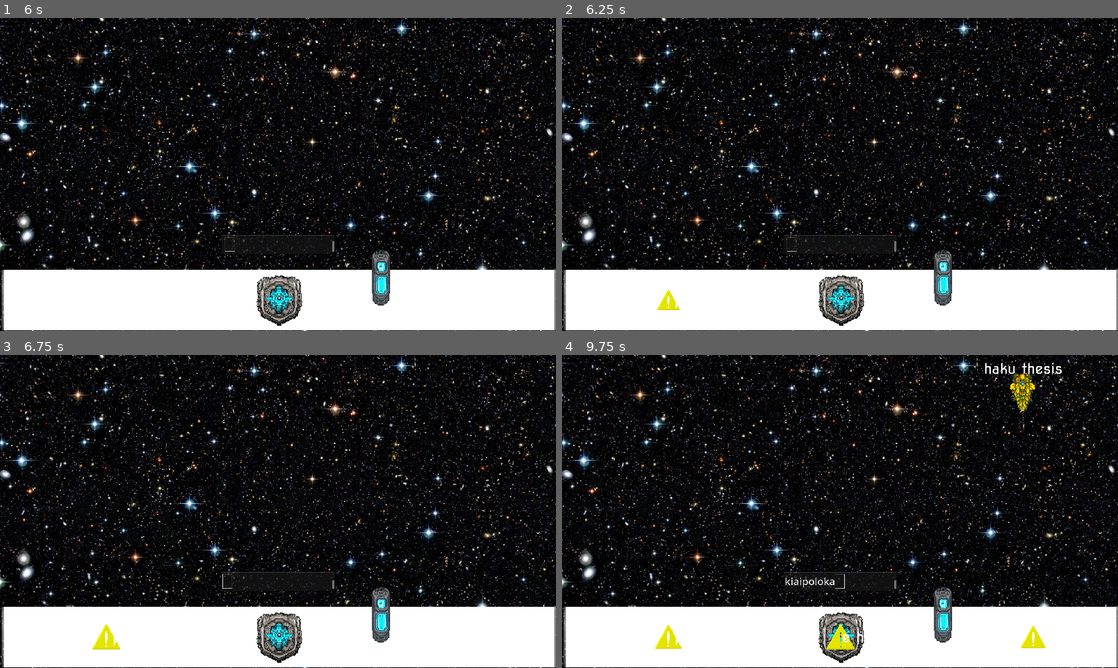
Above: before the commit, frames 1-4 (two rows, left to right).
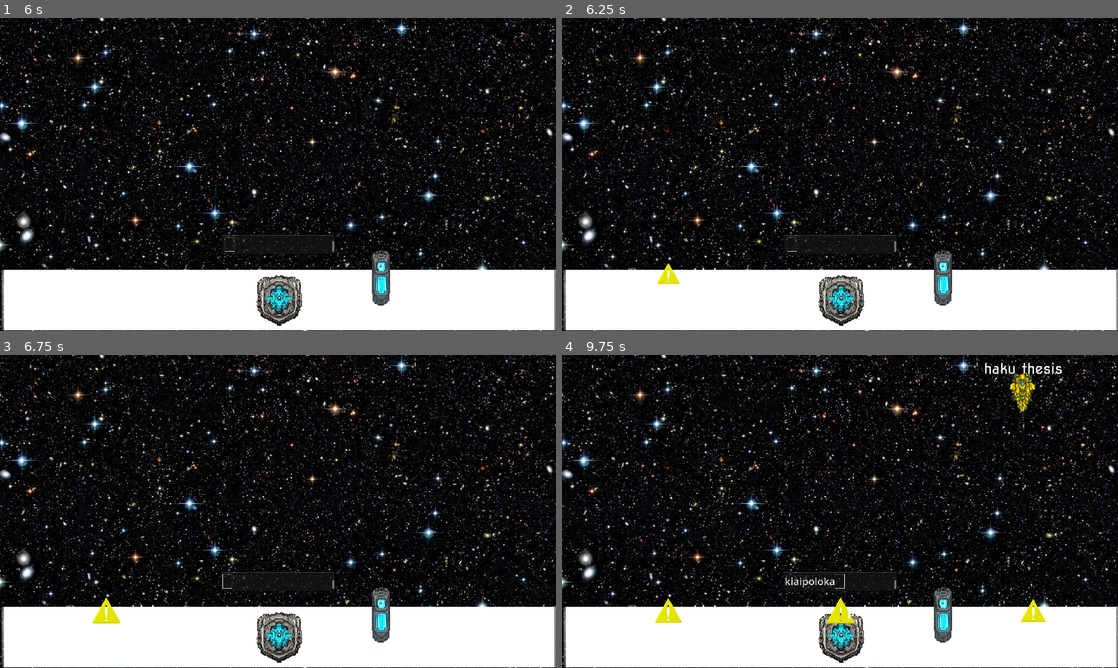
Above: after the commit, the same moments.

Repository: HephaistosForge/LinguaCaelestia
Game: Godot game, scene res://levels/main.tscn
Two runs of this game, one before a commit and one after it. Both use one fixed random seed, a clock stepped at 60 frames per second and the inputs below.
Inputs (mouse positions are in pixels of both pictures, inside the frame that each line leads up to):
- Up to frame 1 (6 s): click (278, 243) at 0.52 s; type "bibliothek" at 0.6 s; tap Enter at 5 s; tap Space at 5.75 s
- Up to frame 2 (6.25 s): no input
- Up to frame 3 (6.75 s): tap Enter at 6.5 s
- Up to frame 4 (9.75 s): type "kiai" at 7.25 s; type "poloka" at 8.75 s

Frame 1 is identical in both runs. In frame 2, 0.3% of the frame differs, in the area x 17-28%, y 78-94%; in frame 3, 0.4%; in frame 4, 1.2%, in the area x 16-94%, y 77-95%.

Commit message:
added shield fix incoming missile warning

Diff:
--- a/IncomingMissileWarning.gd
+++ b/IncomingMissileWarning.gd
@@ -3,6 +3,10 @@
 @onready var icon = $Icon
 @onready var typed_label = $TypedLabel
 var tween
+var weapons = []
+
+
+signal on_dismiss
 
 
 func _ready() -> void:
@@ -12,18 +16,26 @@
 	tween.set_loops(999)
 
 
-func init(color: Color, text: String, weapon: Node2D) -> void:
+func init(color: Color, text: String, weapon: Node2D, parent: Node2D) -> void:
 	typed_label.set_text(text)
 	icon.modulate = color
+	add_weapon(weapon)
+	typed_label.correctly_typed.connect(parent._on_correctly_typed)
+
+
+func add_weapon(weapon):
+	self.weapons.append(weapon)
 	weapon.destroyed.connect(_on_weapon_destroyed)
 
 
-# Called every frame. 'delta' is the elapsed time since the previous frame.
-func _process(delta: float) -> void:
-	pass
+func dismiss_warning():
+	on_dismiss.emit(self)
+	if tween.is_running:
+		tween.kill()
+	self.queue_free()
 
 
 func _on_weapon_destroyed(_weapon_ref):
-	if tween.is_running:
-		tween.kill()
-	self.queue_free()
+	self.weapons.erase(_weapon_ref)
+	if self.weapons.is_empty():
+		dismiss_warning()
--- a/entities/enemies/typed_label.gd
+++ b/entities/enemies/typed_label.gd
@@ -19,5 +19,5 @@
 	else:
 		$Typed.visible_characters = 0
 	if $Label.text == typed:
-		emit_signal("correctly_typed", self)
+		correctly_typed.emit(self)
 	return $Label.text == typed
--- /dev/null
+++ b/entities/mothership/ProjectileMarker.gd
@@ -0,0 +1,50 @@
+extends Marker2D
+
+const INCOMING_MISSILE_WARNING_PREFAB = preload("res://player/ui/incoming_missile_warning.tscn")
+const SHIELD_PREFAB = preload("res://entities/mothership/shield.tscn")
+
+const SHIELD_OFFSET = 200
+const OFFSET = 90
+var impact_warnings = {}
+
+
+func spawn_shield(color: Color):
+	var shield = SHIELD_PREFAB.instantiate()
+	shield.color = color
+	self.add_child(shield)
+
+
+func add_incoming_missile(weapon: Node2D, language: Language, index: int):
+	if impact_warnings.has(language) and is_instance_valid(impact_warnings):
+		impact_warnings[language].add_weapon(weapon)
+	else:
+		display_impact_warning(weapon, language, index)
+
+
+func display_impact_warning(weapon: Node2D, language: Language, index: int):
+	var warning = INCOMING_MISSILE_WARNING_PREFAB.instantiate()
+	impact_warnings[language] = warning
+	add_child(warning)
+	warning.init(language.color, language.shield_words[index], weapon, self)
+	refresh_warning_positions()
+	warning.on_dismiss.connect(_on_impact_warning_dismissed)
+
+
+func refresh_warning_positions():
+	for index in len(impact_warnings.keys()):
+		if not is_instance_valid(impact_warnings.values()[index]):
+			continue
+		impact_warnings.values()[index].global_position = self.global_position
+
+		impact_warnings.values()[index].position.y -= (index + 1) * OFFSET
+
+
+func _on_correctly_typed(label):
+	spawn_shield(label.color)
+
+
+func _on_impact_warning_dismissed(warning):
+	if not is_instance_valid(self):
+		return
+	impact_warnings.erase(warning)
+	refresh_warning_positions()
--- /dev/null
+++ b/entities/mothership/Shield.gd
@@ -0,0 +1,6 @@
+extends Node2D
+
+var color: Color
+
+func _ready() -> void:
+	$Sprite2D.modulate = color
--- a/entities/mothership/mothership.gd
+++ b/entities/mothership/mothership.gd
@@ -2,7 +2,7 @@
 
 signal player_death
 
-const INCOMING_MISSILE_WARNING_PREFAB = preload("res://player/ui/incoming_missile_warning.tscn")
+
 #const SHIELD_PREFAB = preload()
 
 var max_hp = 1000
@@ -16,10 +16,7 @@
 func display_impact_warning(projectile_target: Node2D, weapon: Node2D, language: Language) -> void:
 	if not projectile_target is Marker2D:
 		return
-	var warning = INCOMING_MISSILE_WARNING_PREFAB.instantiate()
-	self.add_child(warning)
-	warning.init(language.color, language.shield_words.pick_random(), weapon)
-	warning.global_position = projectile_target.global_position
+	projectile_target.add_incoming_missile(weapon, language, projectile_target.get_index())
 
 
 
--- a/entities/mothership/mothership.tscn
+++ b/entities/mothership/mothership.tscn
@@ -6,6 +6,7 @@
 [ext_resource type="Texture2D" uid="uid://dxk5drkxr5tbt" path="res://entities/mothership/laser.png" id="3_ca78k"]
 [ext_resource type="Texture2D" uid="uid://d0rtf686wl5ai" path="res://entities/mothership/shield_generator.png" id="4_6d8p0"]
 [ext_resource type="PackedScene" uid="uid://gdlg80cykwxt" path="res://controller/laser_launch_position.tscn" id="5_1g3ql"]
+[ext_resource type="Script" path="res://entities/mothership/ProjectileMarker.gd" id="7_ymlm2"]
 
 [sub_resource type="RectangleShape2D" id="RectangleShape2D_1fvu3"]
 size = Vector2(1900, 171)
@@ -41,15 +42,20 @@
 [node name="ProjectileTargets" type="Node2D" parent="."]
 
 [node name="Marker2D" type="Marker2D" parent="ProjectileTargets"]
+script = ExtResource("7_ymlm2")
 
 [node name="Marker2D2" type="Marker2D" parent="ProjectileTargets"]
 position = Vector2(353, 0)
+script = ExtResource("7_ymlm2")
 
 [node name="Marker2D3" type="Marker2D" parent="ProjectileTargets"]
 position = Vector2(665, 0)
+script = ExtResource("7_ymlm2")
 
 [node name="Marker2D4" type="Marker2D" parent="ProjectileTargets"]
 position = Vector2(-315, 1)
+script = ExtResource("7_ymlm2")
 
 [node name="Marker2D5" type="Marker2D" parent="ProjectileTargets"]
 position = Vector2(-595, 0)
+script = ExtResource("7_ymlm2")
--- /dev/null
+++ b/entities/mothership/shield.tscn
@@ -0,0 +1,27 @@
+[gd_scene load_steps=6 format=3 uid="uid://d1kjlff4sq341"]
+
+[ext_resource type="Script" path="res://entities/mothership/Shield.gd" id="1_c6qsf"]
+[ext_resource type="Shader" path="res://vfx/bottom_fade_shader/bottom_fade.gdshader" id="2_blg41"]
+[ext_resource type="Texture2D" uid="uid://d1nw0l6als0iv" path="res://resources/Shield.png" id="3_ntueu"]
+
+[sub_resource type="ShaderMaterial" id="ShaderMaterial_ht3lm"]
+shader = ExtResource("2_blg41")
+
+[sub_resource type="CircleShape2D" id="CircleShape2D_3wbjr"]
+radius = 54.0
+
+[node name="Shield" type="Node2D"]
+scale = Vector2(2, 2)
+script = ExtResource("1_c6qsf")
+
+[node name="Sprite2D" type="Sprite2D" parent="."]
+material = SubResource("ShaderMaterial_ht3lm")
+texture = ExtResource("3_ntueu")
+
+[node name="Area2D" type="Area2D" parent="."]
+collision_layer = 8
+collision_mask = 4
+
+[node name="CollisionShape2D" type="CollisionShape2D" parent="Area2D"]
+position = Vector2(3, 24)
+shape = SubResource("CircleShape2D_3wbjr")
Not shown: 1 places in entities/mothership/mothership.tscn that only renumber resources
